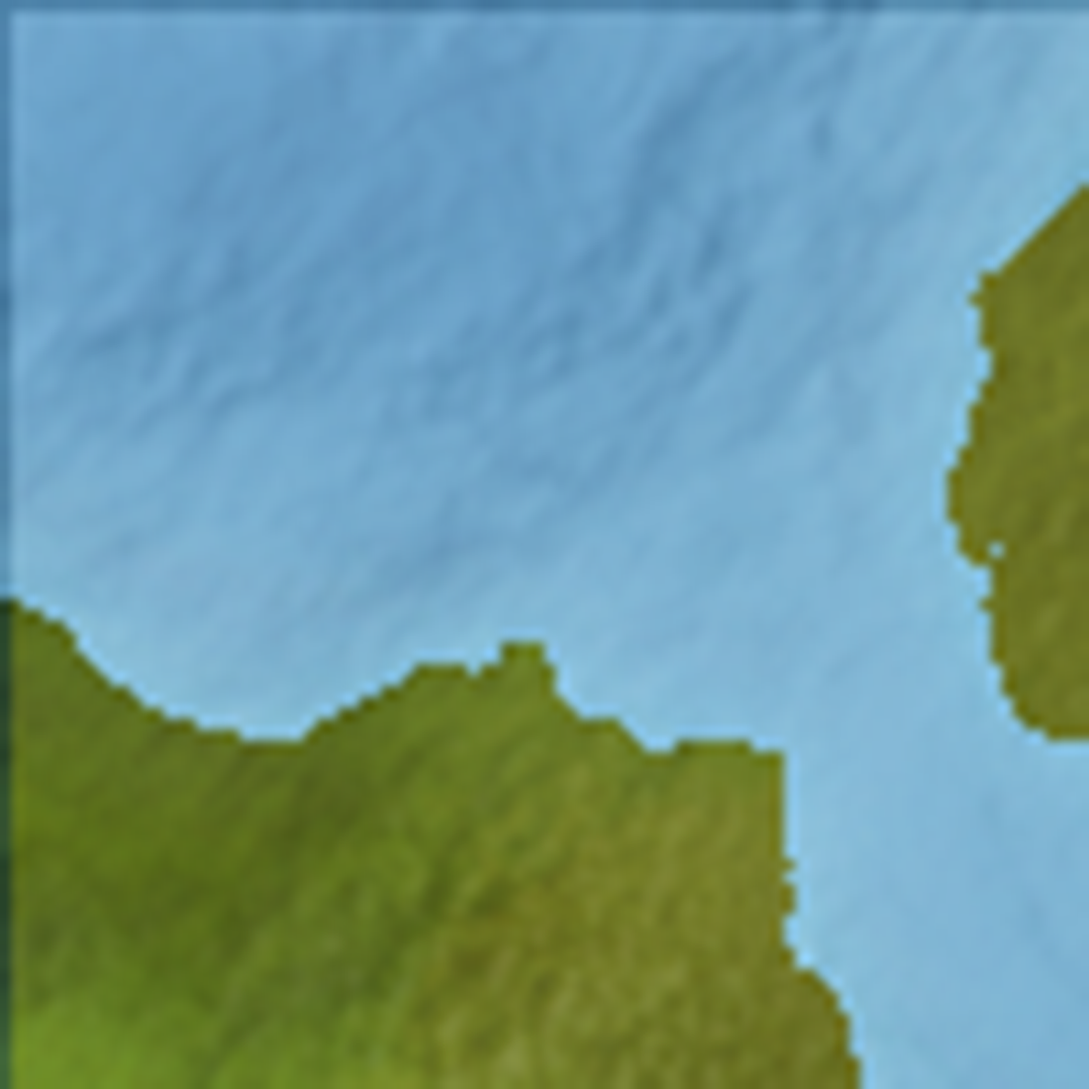
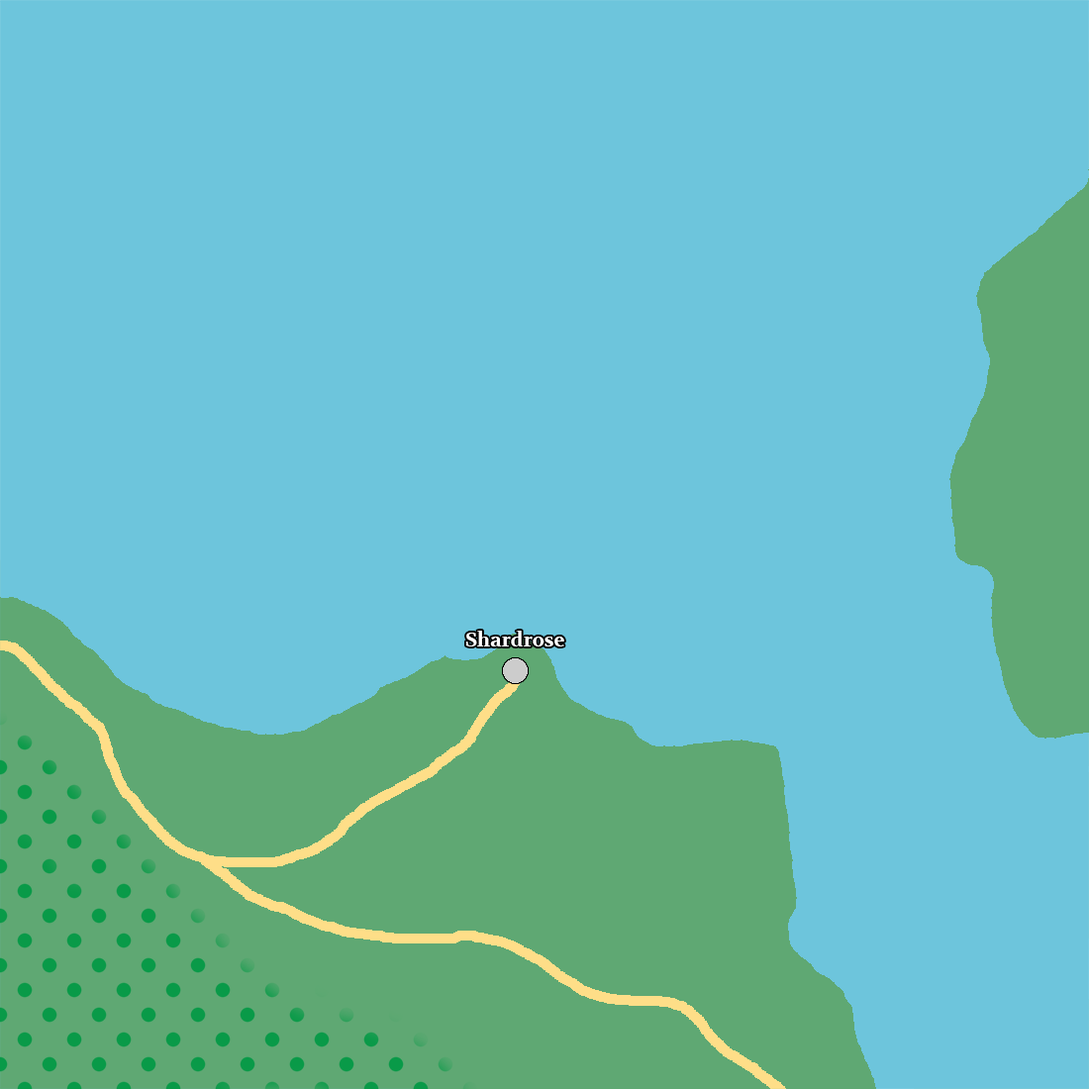
Layered file, before and after one edit (1089 × 1089). Changes by layer:
added group "Markers" with 4 layers above "Geo" over <box>0,630,787,1089</box>
added group "Labels" with 1 layers in group "Markers" over <box>466,630,565,647</box>
added layer "Shardrose" in group "Labels" over <box>466,630,565,647</box>
added layer "Cities" in group "Markers" over <box>502,658,528,684</box>
added layer "Road" in group "Markers" over <box>0,640,787,1089</box>
added group "Geo" with 4 layers over <box>0,0,1089,1089</box>
added layer "Forest" in group "Geo" over <box>0,710,479,1089</box>
added layer "Terrain" in group "Geo" over <box>0,61,1089,1089</box>
added layer "Water" in group "Geo" over <box>0,0,1089,1089</box>
